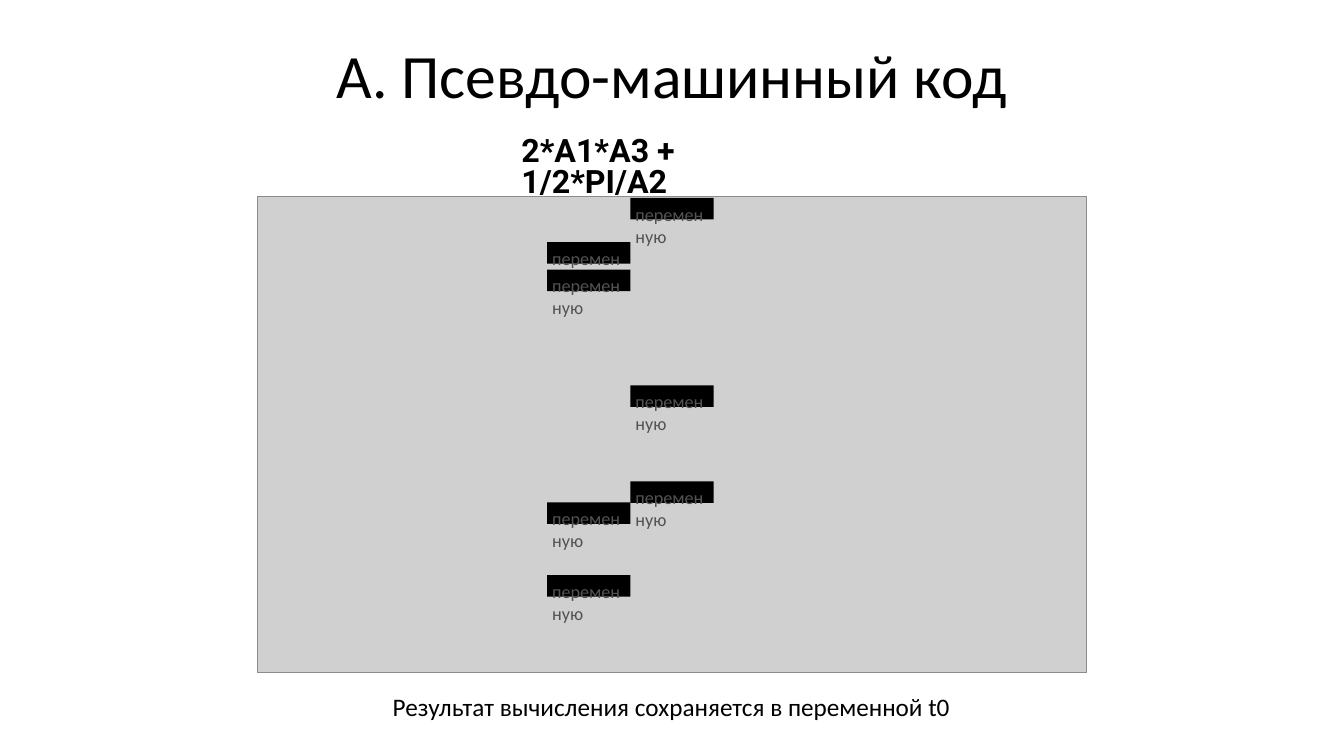
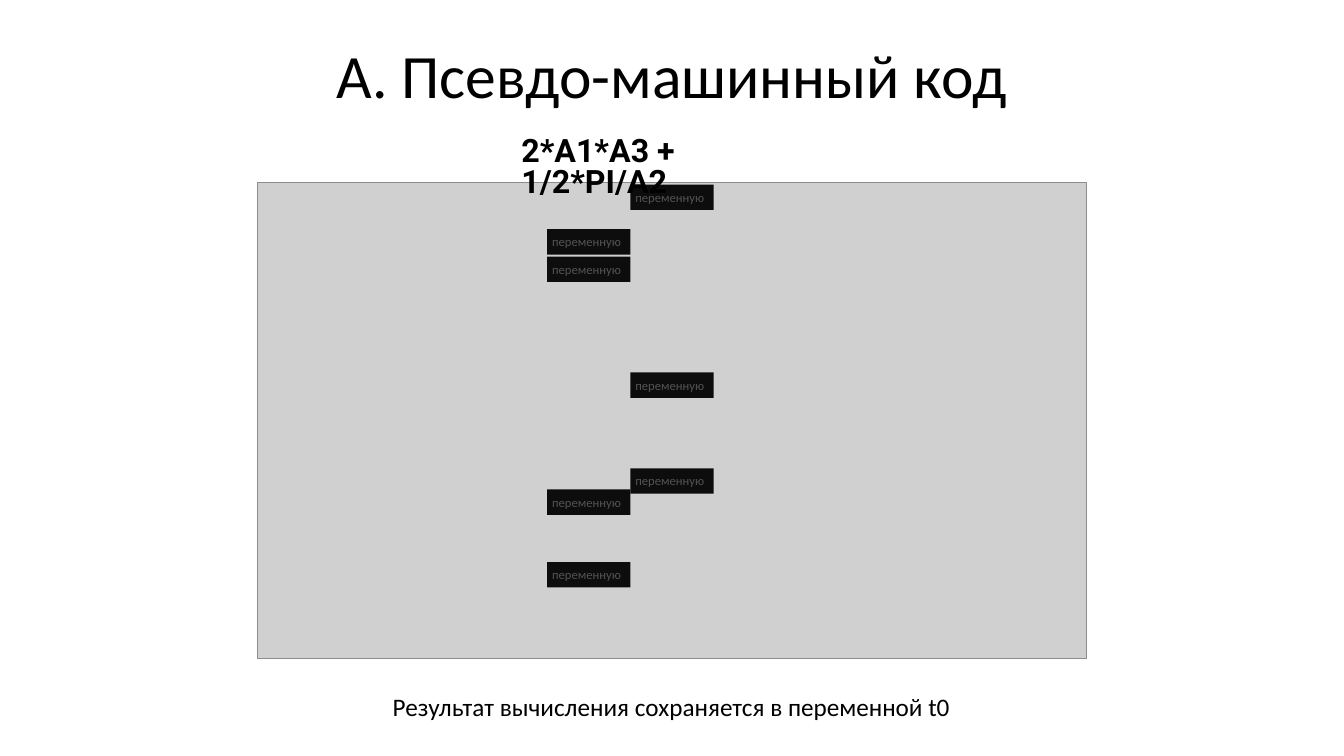
Before and after one commit to goddamnteam/korzun, a slide deck: slide 4 of task3.pptx. Drawn at 1344x756 pixels with LibreOffice and Linux fonts; fonts in the diff are those of the drawing; grey boxes stand for pictures. Boxes give left, top, right and bottom in pixels: in the first picture for what was removed or moved away, otherwise in the second. Text is boxed around its words. In the diff, an @@ line names an element or a change of style, - is before the commit and + after.

```diff
--- a/task3.pptx
+++ b/task3.pptx
@@ picture: place and size @@
-picture at (257, 197, 1087, 673)
+picture at (257, 182, 1087, 658)
@@ rectangle "переменную": place and size @@
-rectangle "переменную" at (630, 198, 714, 248)
+rectangle "переменную" at (630, 185, 714, 210)
@@ rectangle "переменную": place and size @@
-rectangle "переменную" at (547, 242, 631, 292)
+rectangle "переменную" at (547, 229, 631, 254)
@@ rectangle "переменную": place and size @@
-rectangle "переменную" at (547, 270, 631, 321)
+rectangle "переменную" at (547, 257, 631, 282)
@@ size 13 to 9 pt; fill none to #0D0D0D in 7 elements at (630, 185, 714, 210), (547, 229, 631, 254), (630, 469, 714, 494), (547, 490, 631, 515), (547, 563, 631, 588), (547, 257, 631, 282), (630, 372, 714, 397) @@
@@ rectangle "переменную": place and size @@
-rectangle "переменную" at (630, 385, 714, 436)
+rectangle "переменную" at (630, 372, 714, 397)
@@ rectangle "переменную": place and size @@
-rectangle "переменную" at (630, 482, 714, 532)
+rectangle "переменную" at (630, 469, 714, 494)
@@ rectangle "переменную": place and size @@
-rectangle "переменную" at (547, 503, 631, 554)
+rectangle "переменную" at (547, 490, 631, 515)
@@ rectangle "переменную": place and size @@
-rectangle "переменную" at (547, 576, 631, 626)
+rectangle "переменную" at (547, 563, 631, 588)
@@ group removed at (547, 198, 714, 597): 7 rectangles @@
```
Also in this commit, not shown: 2 other slides changed.
